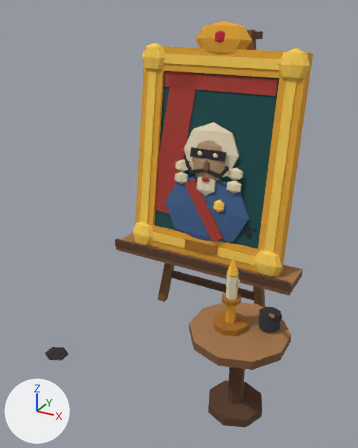
What one commit did to the glTF model raccoon/export/bld_duke_portrait_1x1.glb.
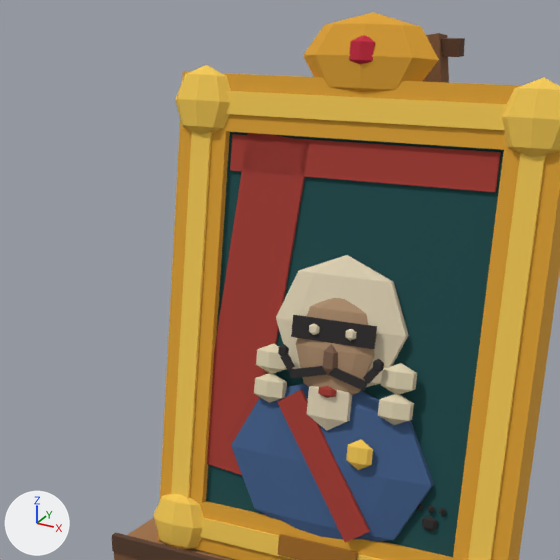
Each version appears first whole from a camera (50 mm lens) standing at (0.488, -0.971, 0.781) and looking at (-0.035, -0.019, 0.305), and next in a close-up on the part from 19% to 85% of the width and 3% to 56% of the height. The axes (+X, +Y, +Z) are drawn at lower left. The lights are the same throughout. The older version's two pictures come first. Where no turn or scale is listed for an object, it has been applied to the vertices. Vertices at exactly the same position are counted once.

Objects in the first close-up: 'bld_duke_portrait_1x1', 'pr_portrait'.
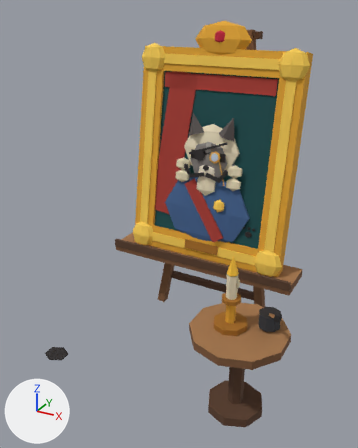
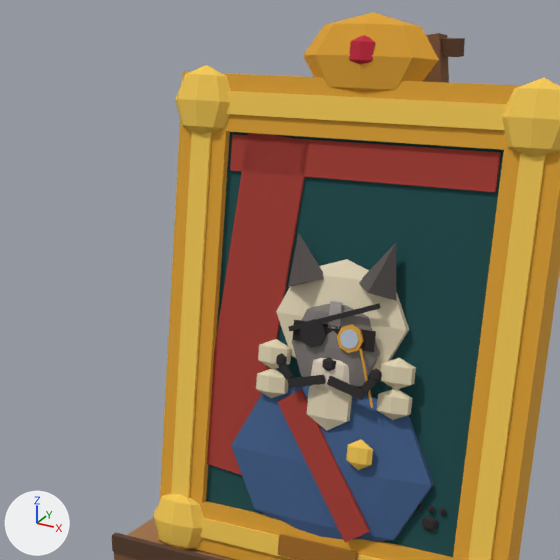
Changed parts and their boxes [x1, y1, x2, y2] in the close-ups (560 x 560 px; the box of a moved part takes in the faces that stretch with it):
part 1 of me_pr_portrait, moved or reshaped
    before: [378, 394, 414, 425]
    after: [380, 358, 416, 389]
part 2 of me_pr_portrait, added (beige)
    after: [376, 389, 413, 420]
part 3 of me_pr_portrait, moved or reshaped
    before: [291, 315, 377, 349]
    after: [328, 301, 343, 329]
part 4 of me_pr_portrait, added
    after: [292, 320, 376, 352]
part 5 of me_pr_portrait, moved or reshaped (not visible afterwards)
    before: [309, 323, 320, 335]
part 6 of me_pr_portrait, moved or reshaped
    before: [290, 366, 327, 379]
    after: [287, 375, 325, 388]
part 7 of me_pr_portrait, moved or reshaped
    before: [280, 353, 295, 370]
    after: [278, 362, 293, 380]
part 8 of me_pr_portrait, moved or reshaped
    before: [278, 344, 289, 356]
    after: [276, 353, 287, 365]
part 9 of me_pr_portrait, moved or reshaped
    before: [363, 368, 380, 384]
    after: [361, 377, 377, 393]
part 10 of me_pr_portrait, moved or reshaped
    before: [329, 368, 367, 391]
    after: [327, 376, 365, 400]
part 11 of me_pr_portrait, moved or reshaped
    before: [373, 359, 384, 372]
    after: [371, 368, 382, 382]
part 12 of me_pr_portrait, added
    after: [340, 329, 359, 349]
part 13 of me_pr_portrait, added
    after: [300, 319, 326, 348]
part 14 of me_pr_portrait, deleted
    before: [318, 386, 337, 398]
part 15 of me_pr_portrait, reshaped
    before: [254, 255, 417, 403]
    after: [256, 232, 409, 408]
part 16 of me_pr_portrait, surface changed (brown to grey)
    before: [296, 298, 375, 395]
    after: [292, 304, 380, 387]

The change, as a list of edits to the scene's bpy script:
```text
Change me_pr_portrait:
    remove me_pr_portrait.from_pydata(...)  # 582 vertices, 1000 faces; spans x -0.207..0.207, y 0.018..0.148, z 0.193..0.752
    add me_pr_portrait.from_pydata(...)  # 668 vertices, 1136 faces; spans x -0.207..0.207, y 0.018..0.148, z 0.193..0.752
    me_pr_portrait part 1: the loose piece of 14 vertices spanning x 0.053..0.087, y 0.047..0.066, z 0.377..0.409 is moved by (-0.002, 0.005, 0.035)
    me_pr_portrait part 2: the loose piece of 14 vertices spanning x 0.053..0.087, y 0.047..0.066, z 0.377..0.409 is copied, and the copy is moved by (-0.002, 0.001, 0.005); it spans x 0.052..0.084, y 0.048..0.067, z 0.382..0.414
    me_pr_portrait part 3: the loose piece of 8 vertices spanning x -0.045..0.045, y 0.054..0.061, z 0.451..0.473 is scaled about its middle by (0.133, 1.1, 1.18), then moved by (0.0, 0.003, 0.016)
    me_pr_portrait part 4: the loose piece of 8 vertices spanning x -0.045..0.045, y 0.054..0.061, z 0.451..0.473 is copied, and the copy is moved by (0.0, 0.0, -0.004); it spans x -0.044..0.044, y 0.055..0.061, z 0.448..0.468
    me_pr_portrait part 5: the loose piece of 12 vertices spanning x -0.026..-0.014, y 0.052..0.057, z 0.456..0.468 is moved by (0.04, 0.0, -0.004)
    me_pr_portrait part 6: the loose piece of 8 vertices spanning x -0.042..-0.002, y 0.045..0.051, z 0.411..0.429 is moved by (0.0, -0.004, -0.008)
    me_pr_portrait part 7: the loose piece of 8 vertices spanning x -0.054..-0.038, y 0.046..0.052, z 0.418..0.436 is moved by (0.0, -0.004, -0.008)
    me_pr_portrait part 8: the loose piece of 12 vertices spanning x -0.058..-0.046, y 0.048..0.053, z 0.43..0.444 is moved by (0.0, -0.004, -0.008)
    me_pr_portrait part 9: the loose piece of 8 vertices spanning x 0.038..0.054, y 0.046..0.052, z 0.418..0.436 is moved by (0.0, -0.004, -0.008)
    me_pr_portrait part 10: the loose piece of 8 vertices spanning x 0.002..0.042, y 0.045..0.051, z 0.411..0.429 is moved by (0.0, -0.004, -0.008)
    me_pr_portrait part 11: the loose piece of 12 vertices spanning x 0.046..0.058, y 0.048..0.053, z 0.43..0.444 is moved by (0.0, -0.004, -0.008)
    me_pr_portrait part 12: a new loose piece of 16 vertices spanning x 0.01..0.03, y 0.05..0.056, z 0.449..0.469, in mat_m_palette (picture img_palette)
    me_pr_portrait part 13: a new loose piece of 16 vertices spanning x -0.034..-0.006, y 0.049..0.056, z 0.445..0.473, in mat_m_palette (picture img_palette)
    me_pr_portrait part 14: the loose piece of 12 vertices spanning x -0.01..0.01, y 0.043..0.05, z 0.397..0.409 is deleted
    me_pr_portrait part 15
    35 vertices are removed from x -0.008..0.087, y 0.046..0.071, z 0.407..0.468
    124 faces are deleted
    20 vertices in x -0.087..-0.054, y 0.047..0.071, z 0.377..0.439 move by (0.002, 0.001, 0.005)
    10 vertices in x -0.05..0.05, y 0.073..0.09, z 0.511..0.514 move by (0.0, 0.0, -0.001)
    9 vertices in x -0.071..0.071, y 0.062..0.083, z 0.462..0.465 move by (0.0, 0.001, 0.006)
    8 vertices in x -0.05..0.05, y 0.058..0.074, z 0.413..0.416 move by (0.0, 0.002, 0.013)
    4 vertices in x -0.087..-0.054, y 0.054..0.069, z 0.385..0.414 move by (0.002, 0.0, 0.005)
    3 vertices in x -0.087, y 0.062..0.067, z 0.4..0.43 move by (0.003, 0.001, 0.005)
    40 vertices move from x -0.087..0.087, y 0.049..0.086, z 0.385..0.533 to x -0.084..0.048, y 0.05..0.087, z 0.39..0.529
    69 vertices are added at x -0.059..0.059, y 0.044..0.096, z 0.395..0.55
    5 new vertices lie (0.0, 0.003, 0.022) away from vertices in x -0.023..0.023, y 0.052..0.059, z 0.408..0.409
    5 new vertices lie (0.0, 0.001, 0.007) away from vertices in x -0.007..0.007, y 0.044..0.052, z 0.427..0.428
    188 new faces join them
    me_pr_portrait part 16: 60 kept faces spanning x -0.048..0.048, y 0.05..0.075, z 0.397..0.492 get new texture (UV) coordinates
```
